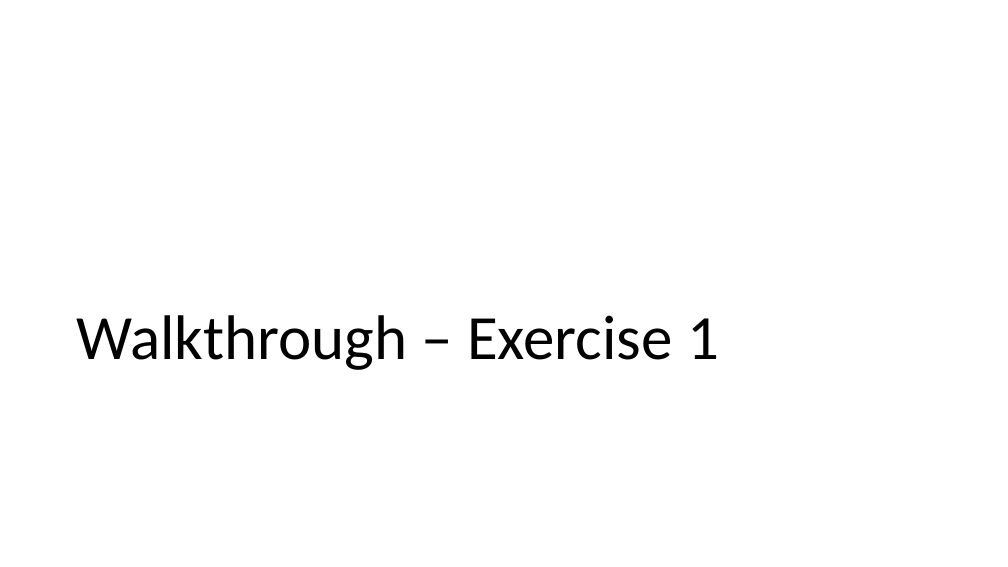
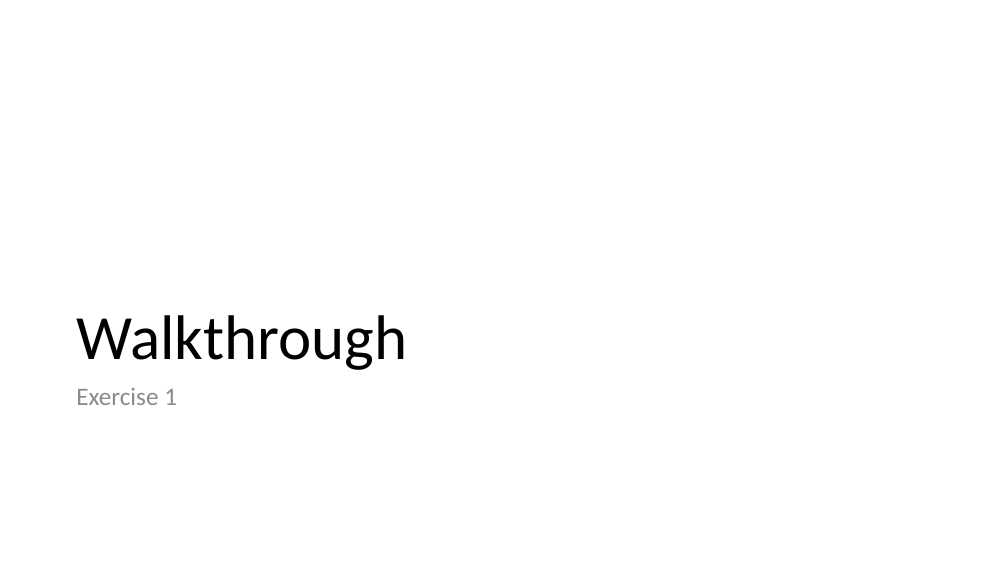
Before and after one commit to Particular/SagaMasterClass, a slide deck: slide 13 of SagaMasterClass.pptx (slide 8 before the commit). Drawn at 1008x567 pixels with LibreOffice and Linux fonts; fonts in the diff are those of the drawing. Boxes give left, top, right and bottom in pixels: in the first picture for what was removed or moved away, otherwise in the second. Text is boxed around its words. In the diff, an @@ line names an element or a change of style, - is before the commit and + after.

```diff
--- a/SagaMasterClass.pptx
+++ b/SagaMasterClass.pptx
@@ title at [76, 315, 407, 370]: text changed @@
-Walkthrough – Exercise 1
+Walkthrough
@@ text added at [76, 388, 177, 405], 24 pt, text #8C8C8C @@
+Exercise 1
```
Also in this commit, not shown: 2 other slides changed, 6 slides added, 1 slide removed, 10 other files.
